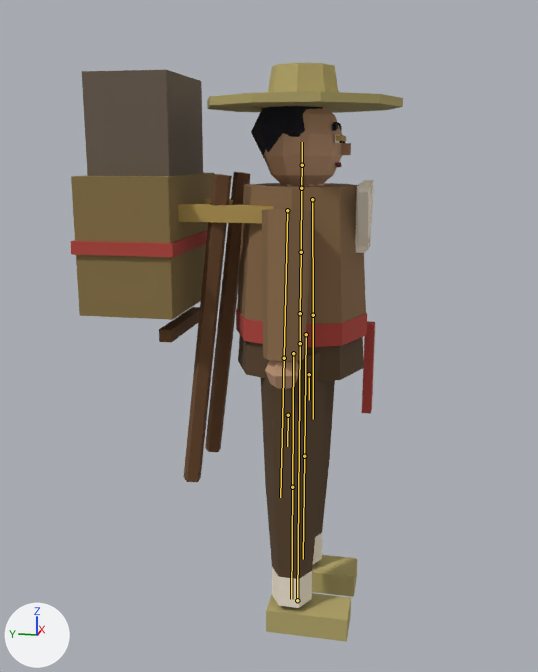
The glTF model assets3d/npcs/npc_N110a.glb, before and after one commit.
Rendered twice from a 50 mm camera at (-2.346, -0.365, 1.558) aimed at (0.011, 0.106, 0.968). Arrows for +X, +Y and +Z are at lower left; the lights stay in place. The older version comes first. The bones that change, and the others that lie on the model, are drawn over the model as lines.

Objects in the first picture: 'npc_N110a_part0', 'npc_N110a_part1', 'npc_N110a_part11', 'npc_N110a_part12', 'npc_N110a_part13', 'npc_N110a_part14', 'npc_N110a_part15', 'npc_N110a_part2', 'npc_N110a_part3', 'npc_N110a_part4', 'npc_N110a_part5', 'npc_N110a_part7', 'npc_N110a_part8', 'npc_N110a_part9'.
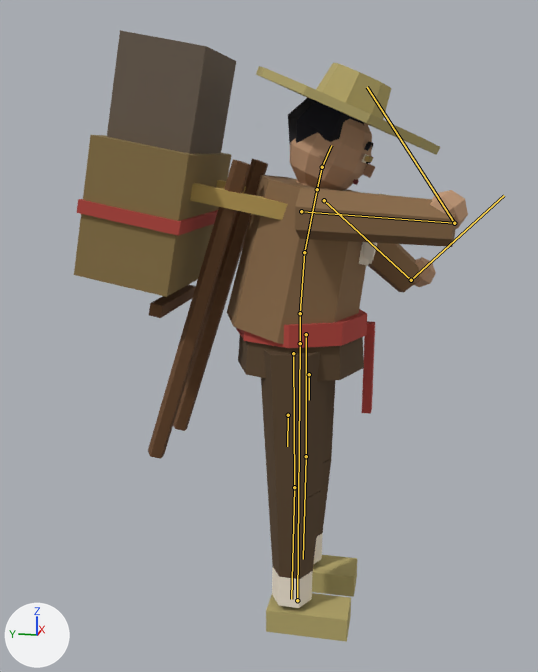
The newer file adds an action. The first version stands in its rest pose; the second is drawn at frame 43 of the action 'MournStand'.

The change in detail:
Bone 'Spine' (bone_spine) turns from (0, 0, 0) to (3, 0, 0) degrees about its own x, y and z.
Bone 'Chest' (bone_chest) turns from (0, 0, 0) to (8, 0, 0) degrees about its own x, y and z.
Bone 'Head' (bone_head) turns from (0, 0, 0) to (12, 0, 0) degrees about its own x, y and z.
Bone 'UpperArm.L' (bone_upperarm_l) turns from (0, 0, 0) to (-56, -9, -9) degrees about its own x, y and z.
Bone 'Hand.L' (bone_hand_l) turns from (0, 0, 0) to (-87, -11, 0) degrees about its own x, y and z.
Bone 'UpperArm.R' (bone_upperarm_r) turns from (0, 0, 0) to (-97, 15, 1) degrees about its own x, y and z.
Bone 'Hand.R' (bone_hand_r) turns from (0, 0, 0) to (-128, 14, -5) degrees about its own x, y and z.

Pixel boxes [x1, y1, x2, y2] of what changed, in the pictures (538 x 672 px):
'npc_N110a_part4', posed (77% wider)
    before: [237, 183, 366, 361]
    after: [227, 175, 456, 344]
'npc_N110a_part14', posed (10% wider, 10% taller)
    before: [71, 173, 214, 320]
    after: [74, 135, 231, 297]
'npc_N110a_part15', posed (7% wider, 17% taller)
    before: [82, 70, 203, 176]
    after: [107, 30, 236, 154]
'npc_N110a_part0', posed
    both: [238, 335, 364, 579]
'npc_N110a_part13', posed (30% wider)
    before: [159, 172, 251, 482]
    after: [148, 159, 268, 459]
'npc_N110a_part5', posed (127% wider, 40% shorter)
    before: [264, 107, 342, 390]
    after: [290, 119, 468, 287]
'npc_N110a_part11', posed (6% narrower, 82% taller)
    before: [207, 63, 403, 113]
    after: [256, 63, 440, 155]
'npc_N110a_part7', posed
    before: [251, 106, 342, 158]
    after: [288, 98, 374, 151]
'npc_N110a_part12', posed
    before: [178, 135, 346, 223]
    after: [190, 156, 373, 220]
'npc_N110a_part1', posed (11% wider)
    before: [272, 135, 374, 608]
    after: [272, 154, 385, 608]
'npc_N110a_part8', posed
    before: [341, 143, 351, 155]
    after: [362, 164, 375, 178]
'npc_N110a_part9', posed
    before: [335, 162, 342, 167]
    after: [353, 179, 359, 185]
bone 'Spine', root to tip
    before: (300, 313) to (301, 252)
    after: (300, 313) to (304, 252)
bone 'Chest', root to tip
    before: (301, 252) to (301, 188)
    after: (304, 252) to (317, 189)
bone 'Head', root to tip
    before: (302, 165) to (302, 142)
    after: (322, 167) to (331, 145)
bone 'UpperArm.L', root to tip
    before: (312, 199) to (313, 315)
    after: (324, 200) to (411, 280)
bone 'Hand.L', root to tip
    before: (313, 315) to (313, 419)
    after: (411, 280) to (504, 195)
bone 'UpperArm.R', root to tip
    before: (287, 210) to (284, 358)
    after: (301, 211) to (454, 223)
bone 'Hand.R', root to tip
    before: (284, 358) to (280, 497)
    after: (454, 223) to (367, 87)
